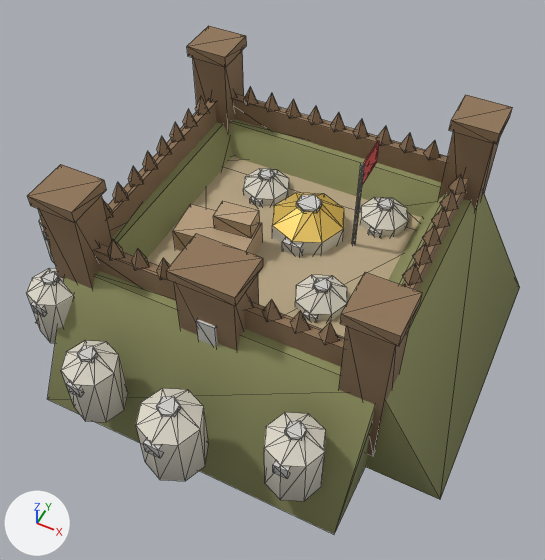
Renders of the glTF model game/assets/models/settlements/castle_steppe_a.glb from each side of a commit.
Rendered twice from a camera (50 mm lens) standing at (0.89, -1.87, 2.12) and looking at (0.03, -0.16, -0.02). The lights are fixed; the arrows at lower left show +X, +Y and +Z. The older version comes first. Mesh edges are drawn as thin lines. Vertices at exactly the same position are counted once.

Objects in the first picture: 'castle_steppe_a'.
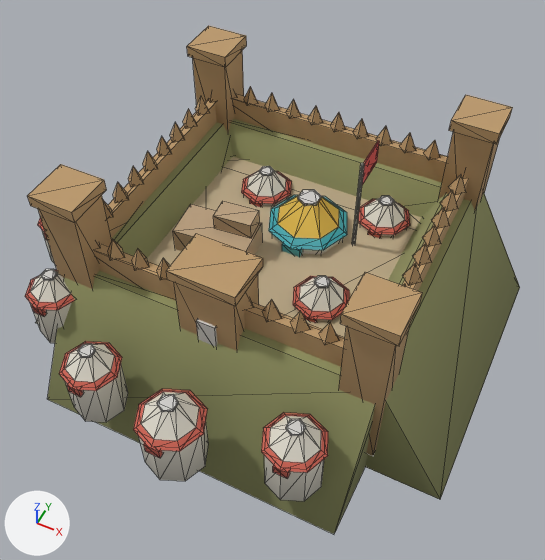
The newer file is also turned or shifted as a whole; pictures and numbers use the older file's frame.

Changed parts and their boxes (x1, y1, x2, y2) in the pictures (545 x 560 px; the box of a moved part takes in the faces that stretch with it):
'castle_steppe_a', surface changed, reshaped
    before: (26, 26, 520, 534)
    after: (25, 26, 520, 534)
part 1 of me_cylinder, moved or reshaped
    before: (296, 194, 322, 212)
    after: (298, 190, 321, 206)
part 2 of me_cylinder, moved or reshaped
    before: (41, 271, 59, 285)
    after: (41, 269, 57, 281)
part 3 of me_cylinder, moved or reshaped
    before: (77, 346, 98, 362)
    after: (77, 344, 95, 358)
part 4 of me_cylinder, moved or reshaped
    before: (157, 397, 180, 417)
    after: (157, 394, 178, 412)
part 5 of me_cylinder, moved or reshaped
    before: (26, 218, 326, 501)
    after: (25, 218, 328, 501)
part 6 of me_cylinder, moved or reshaped
    before: (244, 169, 408, 321)
    after: (241, 167, 410, 321)
part 7 of me_cylinder, recoloured
    both: (282, 243, 302, 257)
part 8 of me_cylinder, recoloured
    both: (32, 200, 381, 479)

Edits to the bpy script that builds the scene:
```text
Change mat_log:
    where n2 = _N.new('ShaderNodeMix'); n2.name = 'Mix'
    n2.inputs[7].default_value: (0.28, 0.18, 0.1, 1.0) -> (0.5, 0.32, 0.15, 1.0)  # 'B', brown #907659 -> 'B', brown #bc996c
Add mat_turquoise:
    mat_turquoise = bpy.data.materials.new('Turquoise')
    # nodes: BsdfPrincipled, Mix, OutputMaterial, VertexColor
    # colours: cyan #3fadb8, mixed with the vertex colours
Add mat_feltband:
    mat_feltband = bpy.data.materials.new('FeltBand')
    # nodes: BsdfPrincipled, Mix, OutputMaterial, VertexColor
    # colours: red #ce6555, mixed with the vertex colours
Change me_cylinder:
    used by ob_castle_steppe_a; location = (0.0, 0.0, -0.165)
    remove me_cylinder.from_pydata(...)  # 812 vertices, 1140 faces; spans x -0.93..0.88, y -0.99..0.83, z -0.19..0.65
    add me_cylinder.from_pydata(...)  # 956 vertices, 1284 faces; spans x -0.94..0.88, y -1.0..0.83, z -0.19..0.65
    me_cylinder part 1: the loose piece of 12 vertices spanning x 0.01..0.09, y 0.07..0.17, z 0.31..0.32 is moved by (0.0, 0.0, 0.03)
    me_cylinder part 2: the loose piece of 12 vertices spanning x -0.67..-0.62, y -0.63..-0.57, z 0.25..0.27 is moved by (0.0, 0.0, 0.02)
    me_cylinder part 3: the loose piece of 12 vertices spanning x -0.35..-0.29, y -0.85..-0.79, z 0.25..0.27 is moved by (0.0, 0.0, 0.02)
    me_cylinder part 4: the loose piece of 12 vertices spanning x 0.0..0.06, y -0.92..-0.84, z 0.26..0.28 is moved by (0.0, 0.0, 0.02)
    me_cylinder part 5: 29 vertices moved from x -0.86..0.45, y -0.99..-0.36, z 0.21..0.28 to x -0.86..0.44, y -0.99..-0.36, z 0.2..0.29; 83 vertices removed from x -0.93..0.52, y -0.99..-0.18, z 0.22..0.28; 163 vertices added at x -0.94..0.53, y -1.0..-0.17, z 0.2..0.3
    me_cylinder part 6: 37 vertices moved from x -0.23..0.33, y -0.3..0.33, z 0.21..0.28 to x -0.23..0.33, y -0.3..0.33, z 0.2..0.29; 79 vertices removed from x -0.3..0.4, y -0.3..0.4, z 0.22..0.31; 143 vertices added at x -0.31..0.41, y -0.31..0.41, z 0.2..0.35
    me_cylinder part 7: 12 faces spanning x 0.01..0.09, y -0.04..-0.01, z 0.17..0.22 switch from mat_building to mat_turquoise
    me_cylinder part 8: 96 faces spanning x -0.86..0.44, y -0.99..0.22, z 0.16..0.21 switch from mat_building to mat_feltband
    other edits to the shape of me_cylinder do not show in these pictures
```
